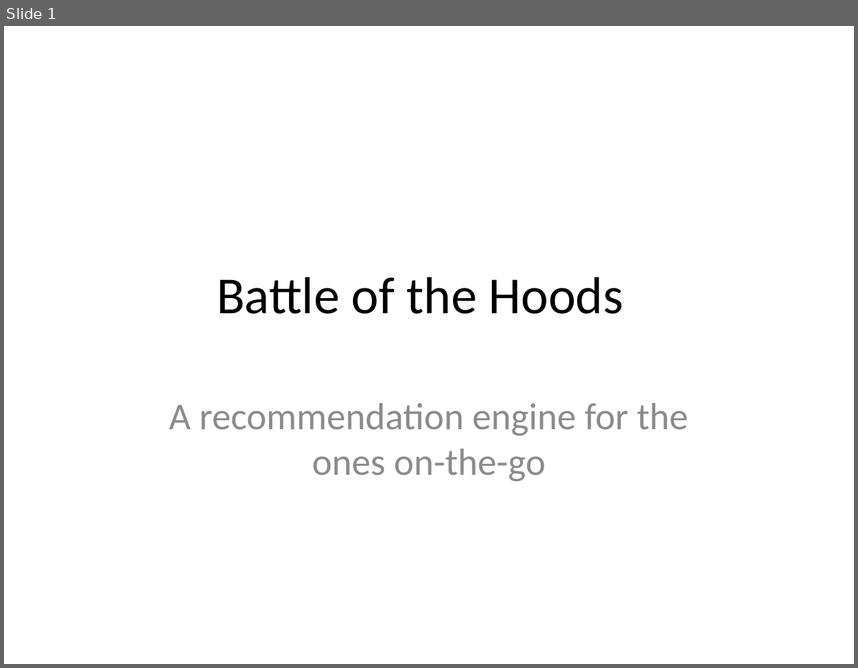
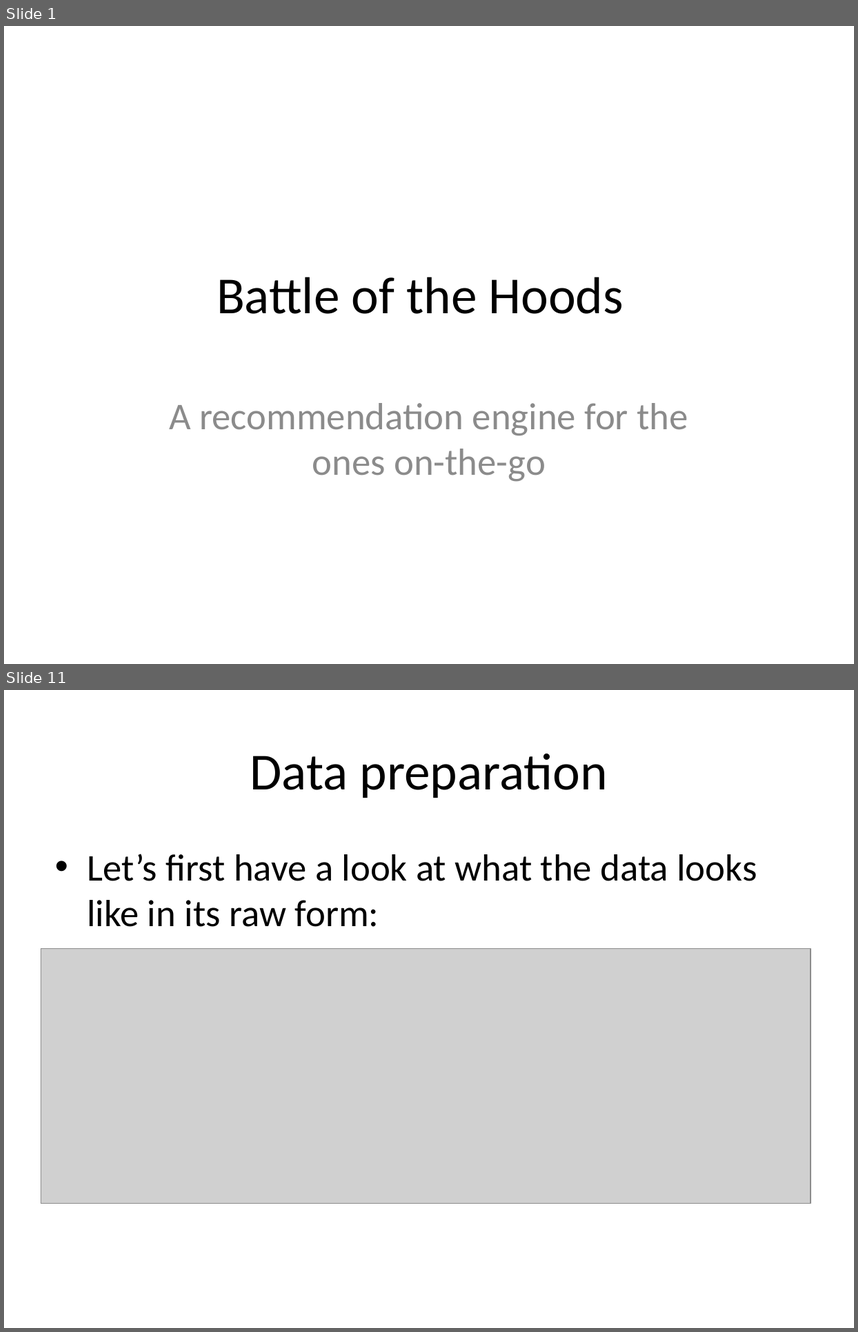
Before and after one commit to seraph-wing/Battle-of-the-Hoods, a slide deck: Battle of the Hoods.pptx. Shown one above the other, each under a label of ours: slide 1 before the commit, slides 1 and 11 after it; the slides between them are not shown. The pictures are 858x668 and 858x1332 pixels, drawn with LibreOffice and Linux fonts; fonts in the diff are those of the drawing; grey boxes stand for pictures. Boxes give left, top, right and bottom in pixels: in the first picture for what was removed or moved away, otherwise in the second. Text is boxed around its words. In the diff, an @@ line names an element or a change of style, - is before the commit and + after.

```diff
--- a/Battle of the Hoods.pptx
+++ b/Battle of the Hoods.pptx
@@ slide 11 added at (4,690,854,1328), background #FFFFFF @@
@@ title added at (250,753,608,798), 44 pt, text #000000 @@
+Data preparation
@@ text added at (87,854,757,927), 32 pt, text #000000 @@
+• Let’s first have a look at what the data looks like in its raw form:
@@ picture added at (41,949,811,1203) @@
```
Also in this commit, not shown: 22 other slides added, 1 slide removed, 2 other files.
